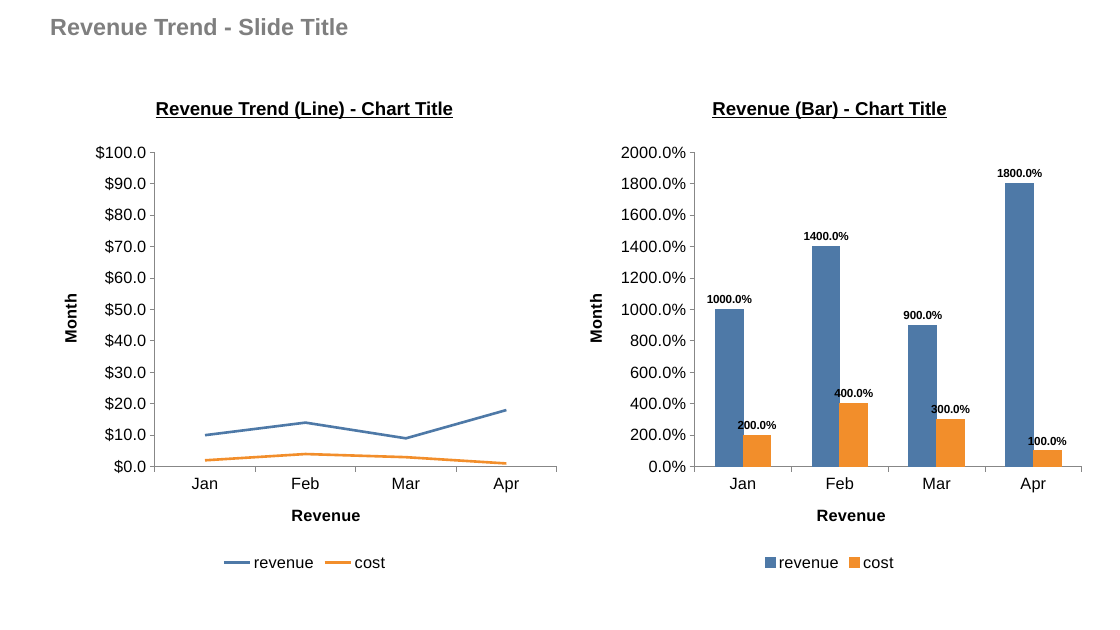
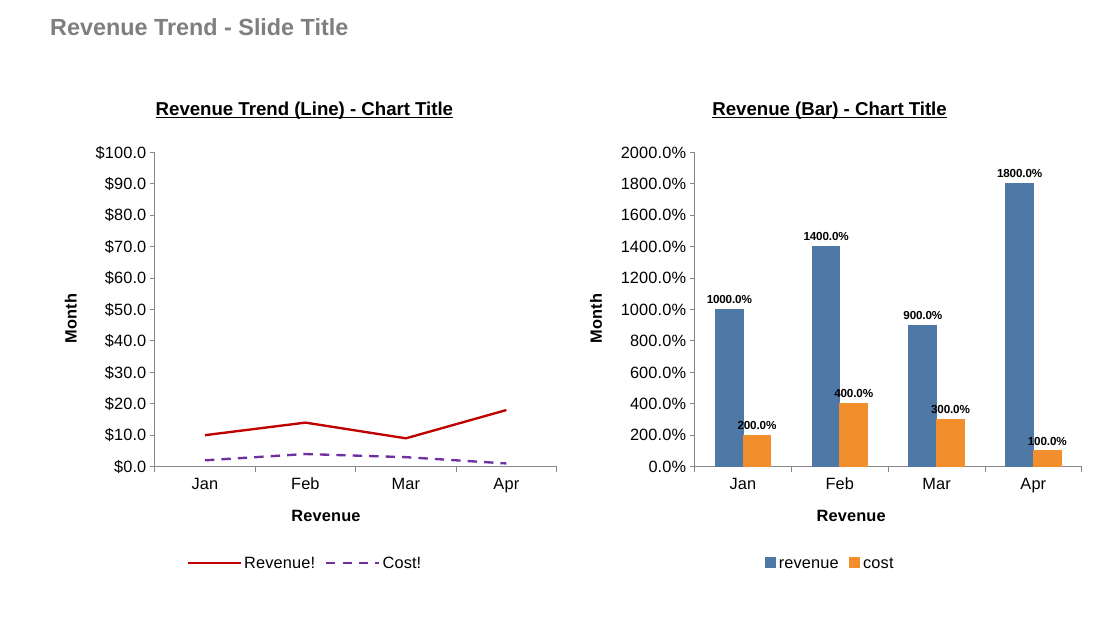
Before and after one commit to josephcobb111/deckbridge, a slide deck: slide 3 of notebooks/demo.pptx. Drawn at 1120x630 pixels with LibreOffice and Linux fonts; fonts in the diff are those of the drawing. Boxes give left, top, right and bottom in pixels: in the first picture for what was removed or moved away, otherwise in the second. Text is boxed around its words. In the diff, an @@ line names an element or a change of style, - is before the commit and + after.

```diff
--- a/notebooks/demo.pptx
+++ b/notebooks/demo.pptx
@@ line chart at (42, 134, 567, 576) @@
-revenue: 10, 14, 9, 18
+Revenue!: 10, 14, 9, 18
@@ colour of Revenue! #4E79A7 to #C00000 @@
-cost: 2, 4, 3, 1
+Cost!: 2, 4, 3, 1
@@ colour of Cost! #F28E2B to #7030A0 @@
```
Also in this commit, not shown: 3 other slides changed, 5 other files.
